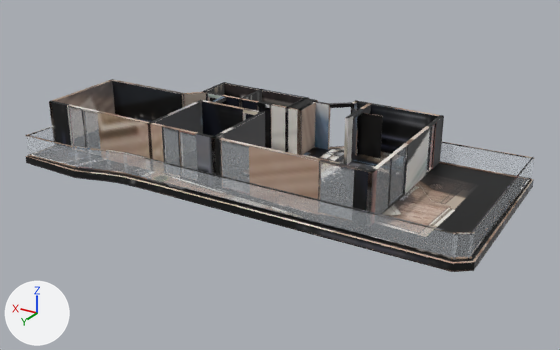
What one commit did to the glTF model _bake/glb/kent-34/model.glb.
Before and after are seen from a 50 mm camera at (-17.2, 27.8, 13.6) aimed at (-0.7, 0.2, -0.2). Arrows for +X, +Y and +Z are at lower left; the lights stay in place. The older version comes first. Where no turn or scale is listed for an object, it has been applied to the vertices. Vertices at exactly the same position are counted once.
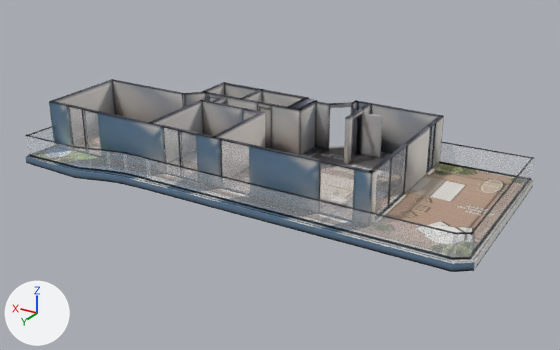
Boxes [x1, y1, x2, y2] around the edits, measured in the pictures (560 x 350 px):
'Mesh_0', surface changed
    both: [25, 79, 534, 272]
part 1 of me_mesh_0, reshaped (mostly hidden)
    before: [288, 100, 318, 139]
    after: [271, 100, 444, 213]
part 2 of me_mesh_0, surface changed
    both: [25, 80, 534, 272]

Edits to the bpy script that builds the scene:
```text
Change mat_baked:
    where n3 = _N.new('ShaderNodeMapping'); n3.name = 'Mapping'
    n3.inputs[1].default_value: (0.00107, -14.97, 0.0) -> (0.000812, -14.98, 0.0)  # 'Location'
    n3.inputs[3].default_value: (15.95, 15.97, 1.0) -> (15.83, 15.98, 1.0)  # 'Scale'
Change me_mesh_0:
    used by ob_mesh_0; location = (-10.74, 4.92, -0.36)
    remove me_mesh_0.from_pydata(...)  # 2299 vertices, 4112 faces; spans x 0.0..21.4, y -9.7..0.0, z 0.0..2.6
    add me_mesh_0.from_pydata(...)  # 2720 vertices, 5014 faces; spans x 0.0..21.4, y -9.7..0.0, z 0.0..2.6
    me_mesh_0 part 1: 12 vertices moved within x 4.5..21.1, y -7.0..-1.9, z 0.0..2.6; 2 vertices removed from x 10.2, y -6.9, z 2.6; 423 vertices added at x 4.3..21.3, y -9.5..-1.7, z 0.0..2.6
    me_mesh_0 part 2: 2183 kept faces spanning x 0.0..21.4, y -9.6..0.0, z 0.0..2.6 get new texture (UV) coordinates
```
